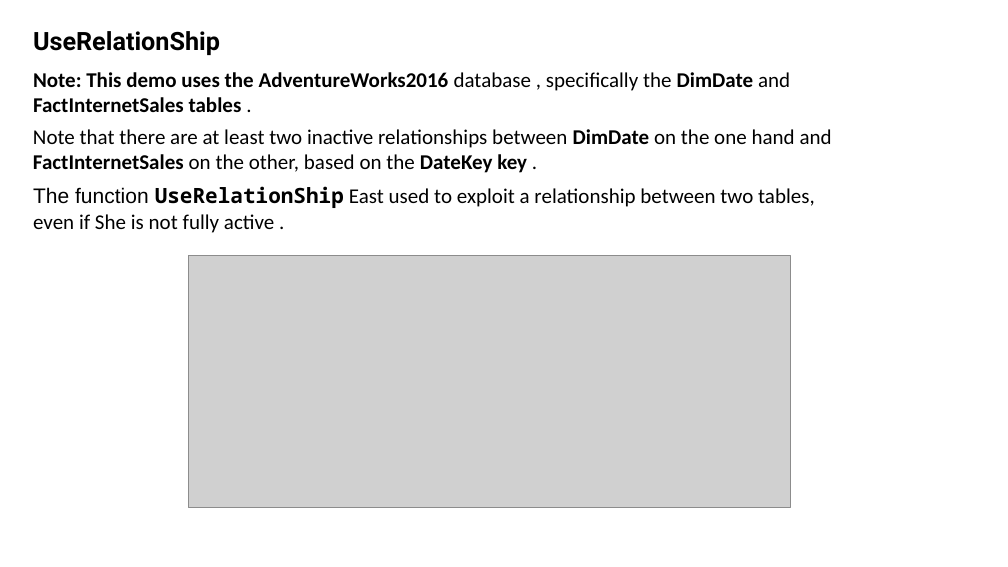
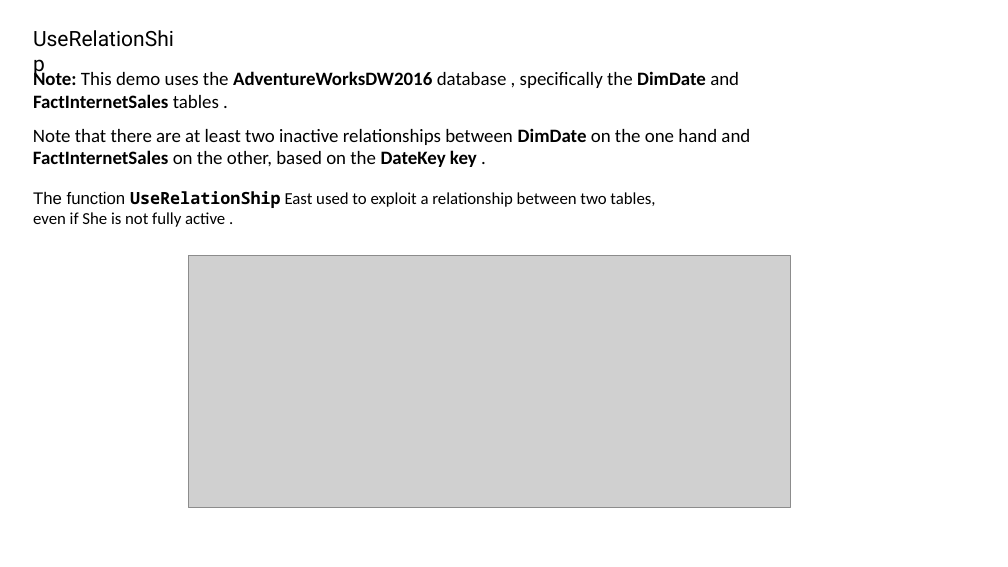
Before and after one commit to bejaouibechir/PowerBI, a slide deck: slide 2 of English/5.DAX/2.UseRelationShip.pptx. Drawn at 1008x567 pixels with LibreOffice and Linux fonts; fonts in the diff are those of the drawing; grey boxes stand for pictures. Boxes give left, top, right and bottom in pixels: in the first picture for what was removed or moved away, otherwise in the second. Text is boxed around its words. In the diff, an @@ line names an element or a change of style, - is before the commit and + after.

```diff
--- a/English/5.DAX/2.UseRelationShip.pptx
+++ b/English/5.DAX/2.UseRelationShip.pptx
@@ text "UseRelationShip" at [26,22,193,55]: size 24 to 20 pt, bold off @@
@@ text at [33,70,739,108]: text changed; size 20 to 18 pt @@
-Note: This demo uses the AdventureWorks2016 database , specifically the DimDate and FactInternetSales tables .
+Note: This demo uses the AdventureWorksDW2016 database , specifically the DimDate and FactInternetSales tables .
@@ text "Note that there are at ..." at [33,128,750,167]: size 20 to 18 pt @@
@@ text "The function UseRelationShip East used ..." at [33,191,655,227]: size 20 to 16 pt @@
```
Also in this commit, not shown: 2 other slides changed, 1 slide removed, 9 other files.
